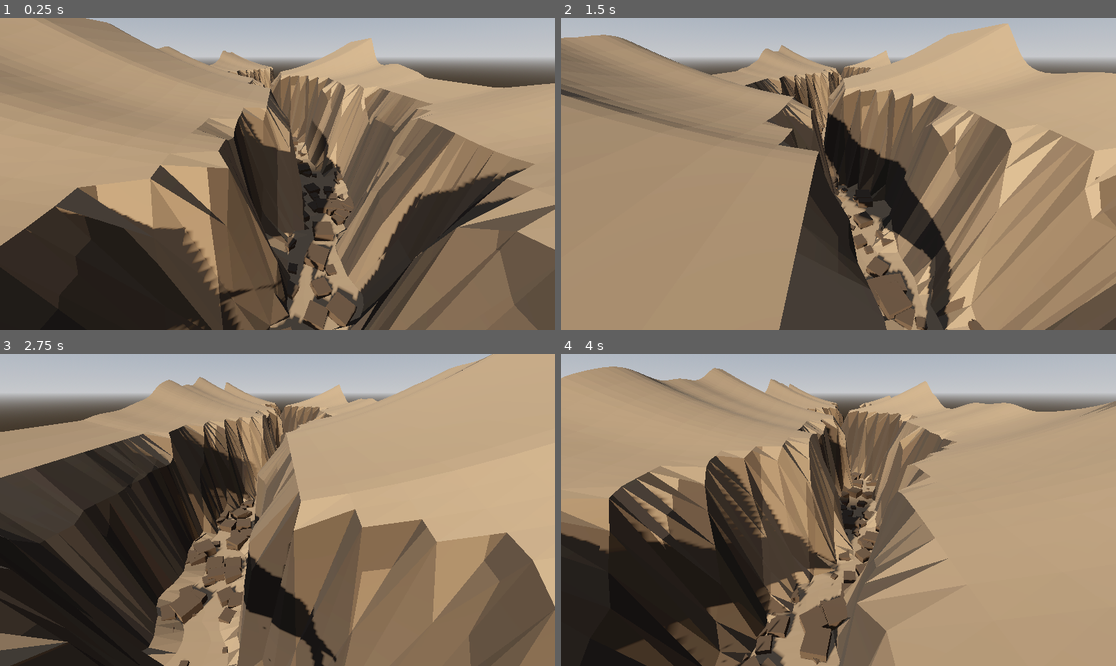
Above: before the commit, frames 1-4 (two rows, left to right).
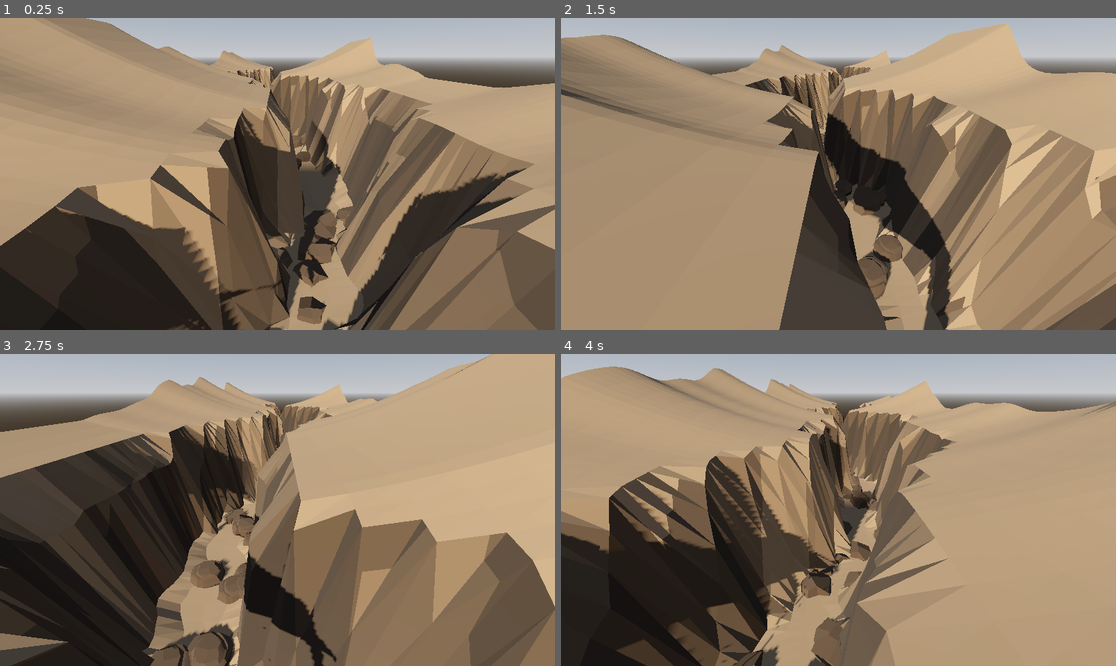
Above: after the commit, the same moments.

Repository: TheAceOfSpad3s/ProceduralGenerationProject3
Game: Godot game, scene res://scenes/ChunkManager.tscn
The game is run twice, just before and just after one commit, with the same random seed, the same clock (stepped at 60 frames per second) and the same inputs.
Inputs:
- Up to frame 1 (0.25 s): no input
- Up to frame 2 (1.5 s): no input
- Up to frame 3 (2.75 s): no input
- Up to frame 4 (4 s): no input

The runs differ from the first frame. In frame 1, 3.2% of the frame differs, in the area x 47-66%, y 37-100%; in frame 2, 2.2%; in frame 3, 3.6%, in the area x 27-47%, y 44-100%; in frame 4, 3.2%.

Commit message:
Ravines
Stone version complete

Diff:
--- a/scenes/Ravine.gd
+++ b/scenes/Ravine.gd
@@ -14,12 +14,20 @@
 @export_range(0.01, 1.0, 0.01, "step") var rock_noise_frequency := 1 # frequency of the rock protrusions
 
 # --- Rock scattering properties ---
-@export_range(10, 500, 1, "step") var rock_count := 200
-@export_range(1.0, 100.0, 0.5, "step") var max_rock_scale := 5.0
-@export_range(0.0, 1.0, 0.05, "step") var rock_flatness_threshold := 100
+@export_range(10, 500, 1, "step") var rock_count := 25
+# Increased the max rock scale to make rocks more visible
+@export_range(1.0, 100.0, 0.5, "step") var max_rock_scale := 10.0
+# Removed the `rock_flatness_threshold` as the new logic will handle this
+# with a more continuous distribution.
 
 # --- Preload the material directly from the file system ---
 var rock_material = preload("res://Shaders/RockMaterial.material")
+# --- Load the rock scenes from the Models folder ---
+@export var rock_scenes: Array[PackedScene] = [
+	preload("res://Models/Rocks1.glb"),
+	preload("res://Models/Rocks2.glb"),
+	preload("res://Models/Rocks3.glb")
+]
 
 # The total width of the chunk will now be dynamically calculated.
 var ravine_width: float = 0.0
@@ -32,10 +40,7 @@
 func _ready():
 	call_deferred("scatter_rocks")
 
-func _property_list_changed():
-	if Engine.is_editor_hint():
-		generate_mesh(0.0)
-		call_deferred("scatter_rocks")
+
 
 func set_noise_reference(shared_ravine_noise: FastNoiseLite) -> void:
 	ravine_noise = shared_ravine_noise
@@ -162,7 +167,28 @@
 	# Step 6: Apply the material for shading
 	$Terrain.material_override = shader
 
+# A helper function to find the first MeshInstance3D in a scene
+# This is needed because the rock scenes are .glb files which may have other nodes
+# like an inherited Node3D or a Camera, etc.
+func _find_first_mesh_instance(node: Node) -> MeshInstance3D:
+	if not node:
+		return null
+
+	if node is MeshInstance3D:
+		return node
+
+	for child in node.get_children():
+		var found_mesh = _find_first_mesh_instance(child)
+		if found_mesh:
+			return found_mesh
+
+	return null
+
 func scatter_rocks():
+	if rock_scenes.is_empty():
+		push_warning("No rock scenes are assigned to the rock_scenes array. Skipping rock scattering.")
+		return
+
 	# Check if the RockScatter node exists. If not, create it.
 	var multi_mesh_instance = find_child("RockScatter", true, false)
 	if not multi_mesh_instance:
@@ -170,27 +196,48 @@
 		multi_mesh_instance.name = "RockScatter"
 		add_child(multi_mesh_instance)
 
-	# Simple cube mesh as placeholder
-	var cube_mesh = BoxMesh.new()
-	cube_mesh.size = Vector3(1, 1, 1) # default, will be scaled
+	# Clear previous rocks
+	multi_mesh_instance.multimesh = null
+
+	var rng = RandomNumberGenerator.new()
+	rng.randomize()
+
+	# Randomly select a scene from the array.
+	var selected_scene = rock_scenes[rng.randi_range(0, rock_scenes.size() - 1)]
+
+	# Instantiate the scene to get the mesh data.
+	var instance = selected_scene.instantiate()
+	var mesh_instance = _find_first_mesh_instance(instance)
+	instance.queue_free()
+
+	if not mesh_instance or not mesh_instance.mesh:
+		push_error("Could not find a valid MeshInstance3D with a mesh in the selected rock scene.")
+		instance.queue_free()
+		return
 
 	var multi_mesh = MultiMesh.new()
-	multi_mesh.mesh = cube_mesh
+	multi_mesh.mesh = mesh_instance.mesh
 	multi_mesh.transform_format = MultiMesh.TRANSFORM_3D
 	multi_mesh.instance_count = rock_count
 
 	multi_mesh_instance.multimesh = multi_mesh
-
-	var rng = RandomNumberGenerator.new()
-	rng.randomize()
 
 	# --- Apply the rock material to the MultiMeshInstance3D node, not the MultiMesh resource ---
 	if rock_material:
 		multi_mesh_instance.material_override = rock_material
 
-	for i in range(rock_count):
+	# Get the mesh's AABB to normalize the scale.
+	var mesh_aabb = mesh_instance.mesh.get_aabb()
+	# We use the longest side of the bounding box to normalize the scale.
+	var normalization_factor = 1.0 / max(mesh_aabb.size.x, mesh_aabb.size.y, mesh_aabb.size.z)
+
+	# Clean up the temporary instance after we've gotten the mesh.
+	instance.queue_free()
+
+	var rocks_placed_count = 0
+	while rocks_placed_count < rock_count:
 		var rand_x = rng.randf_range(-ravine_width / 2.0, ravine_width / 2.0)
-		var rand_z = rng.randf_range(-ravine_length / 2.0, ravine_length / 2.0)
+		var rand_z = rng.randf_range(-ravine_length, ravine_length)
 
 		# Ravine centerline (same logic as mesh gen)
 		var ravine_noise_val = ravine_noise.get_noise_2d(0, rand_z * ravine_frequency)
@@ -199,12 +246,15 @@
 		var distance = abs(rand_x - ravine_center_x)
 		var normalized_divot_distance = distance / (divot_width / 2.0)
 
-		# Check if the point is within the flat bottom of the ravine
-		if normalized_divot_distance < rock_flatness_threshold:
-
-			# Rock scale
-			var random_scale = rng.randf_range(0.5, max_rock_scale)
-			var scale_vec = Vector3.ONE * random_scale
+		# NEW LOGIC: Use a continuous probability distribution for scattering
+		# A random number between 0 and 1. If it's less than (1 - normalized_divot_distance), place the rock.
+		# This means rocks are most likely to appear at the center (normalized_divot_distance is 0)
+		# and least likely on the edges (normalized_divot_distance is 1).
+		if rng.randf() < (1.0 - normalized_divot_distance):
+
+			# Rock scale - Now using the normalization factor to make scale consistent
+			var random_scale = rng.randf_range(5.0, max_rock_scale)
+			var scale_vec = Vector3.ONE * random_scale * normalization_factor
 
 			# Embed rock at a fixed depth, as requested.
 			var embedded_y = -ravine_depth
@@ -216,4 +266,5 @@
 			var new_transform = Transform3D(new_rotation.scaled(scale_vec), Vector3(rand_x, embedded_y, rand_z))
 
 			# Apply to multimesh
-			multi_mesh.set_instance_transform(i, new_transform)
+			multi_mesh.set_instance_transform(rocks_placed_count, new_transform)
+			rocks_placed_count += 1
Binary file changed: Models/Rocks1.glb
Binary file changed: Models/Rocks2.glb
